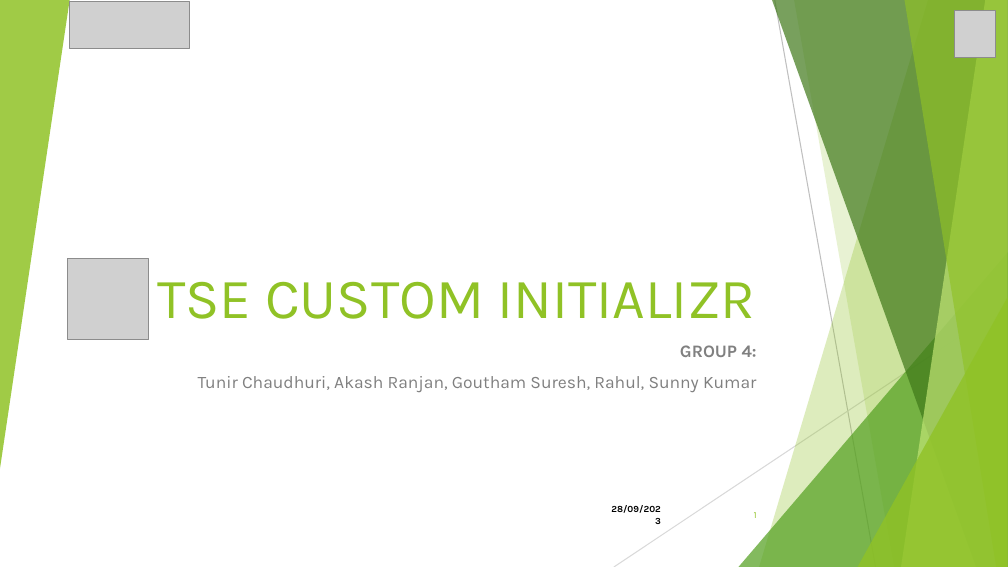
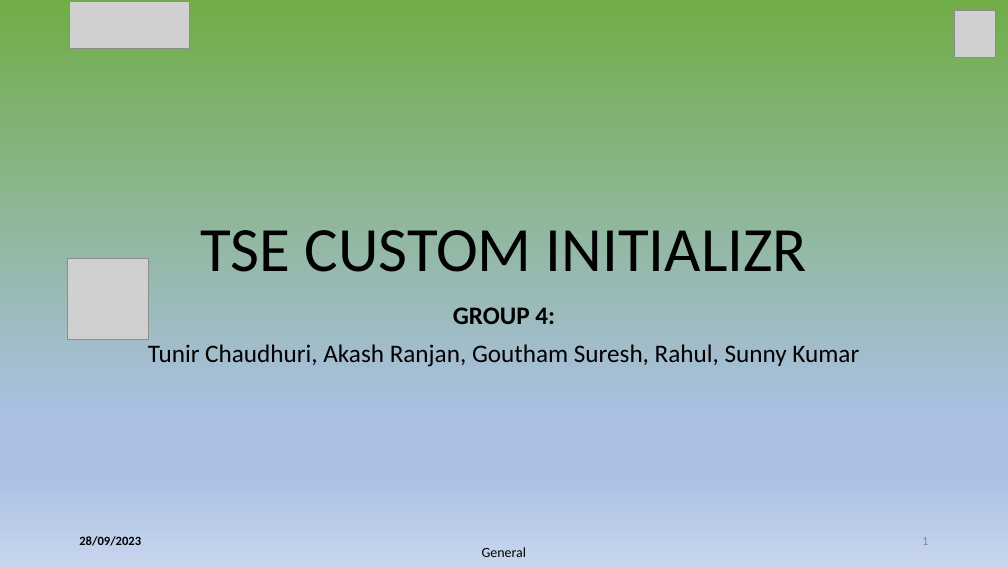
Before and after one commit to Tunir10Chaudhuri/Case_Study_Group_4, a slide deck: slide 1 of CaseStudy-04.pptx. Drawn at 1008x567 pixels with LibreOffice and Linux fonts; fonts in the diff are those of the drawing; grey boxes stand for pictures. Boxes give left, top, right and bottom in pixels: in the first picture for what was removed or moved away, otherwise in the second. Text is boxed around its words. In the diff, an @@ line names an element or a change of style, - is before the commit and + after.

```diff
--- a/CaseStudy-04.pptx
+++ b/CaseStudy-04.pptx
@@ background #FFFFFF to gradient #70AD47 to #ABC0E4 to #C7D5ED @@
@@ group removed at [0, 0, 1008, 567]: 5 freeform shapes, 3 triangles, 2 lines @@
@@ title "TSE CUSTOM INITIALIZR": place and size @@
-title "TSE CUSTOM INITIALIZR" at [157, 281, 756, 319]
+title "TSE CUSTOM INITIALIZR" at [200, 230, 807, 272]
@@ title "TSE CUSTOM INITIALIZR" at [200, 230, 807, 272]: size 40.5 to 45 pt, font Karla to Calibri, text colour #90C226 to #000000; alignment right to centre; line spacing 1 to 0.9 @@
@@ subtitle "GROUP 4:": place and size @@
-subtitle "GROUP 4:" at [198, 345, 757, 392]
+subtitle "GROUP 4:" at [148, 307, 859, 367]
@@ subtitle "GROUP 4:" at [148, 307, 859, 367]: size 12.5 to 18 pt, font Karla to Calibri, text colour #808080 to #000000; alignment right to centre; line spacing 1 to 0.9 @@
@@ text "28/09/2023": place and size @@
-text "28/09/2023" at [611, 505, 661, 513]
+text "28/09/2023" at [79, 536, 141, 546]
@@ text "28/09/2023" at [79, 536, 141, 546]: size 6.8 to 9 pt, font Karla to Calibri; alignment right to left @@
@@ page number: place and size @@
-page number at [754, 512, 757, 518]
+page number at [922, 537, 928, 545]
@@ page number at [922, 537, 928, 545]: size 6.8 to 9 pt, font Karla to Calibri, text colour #90C226 to #8C8C8C @@
@@ text added at [482, 547, 526, 557], 10 pt, text #000000 @@
+General
```
Also in this commit, not shown: 10 other slides changed.
